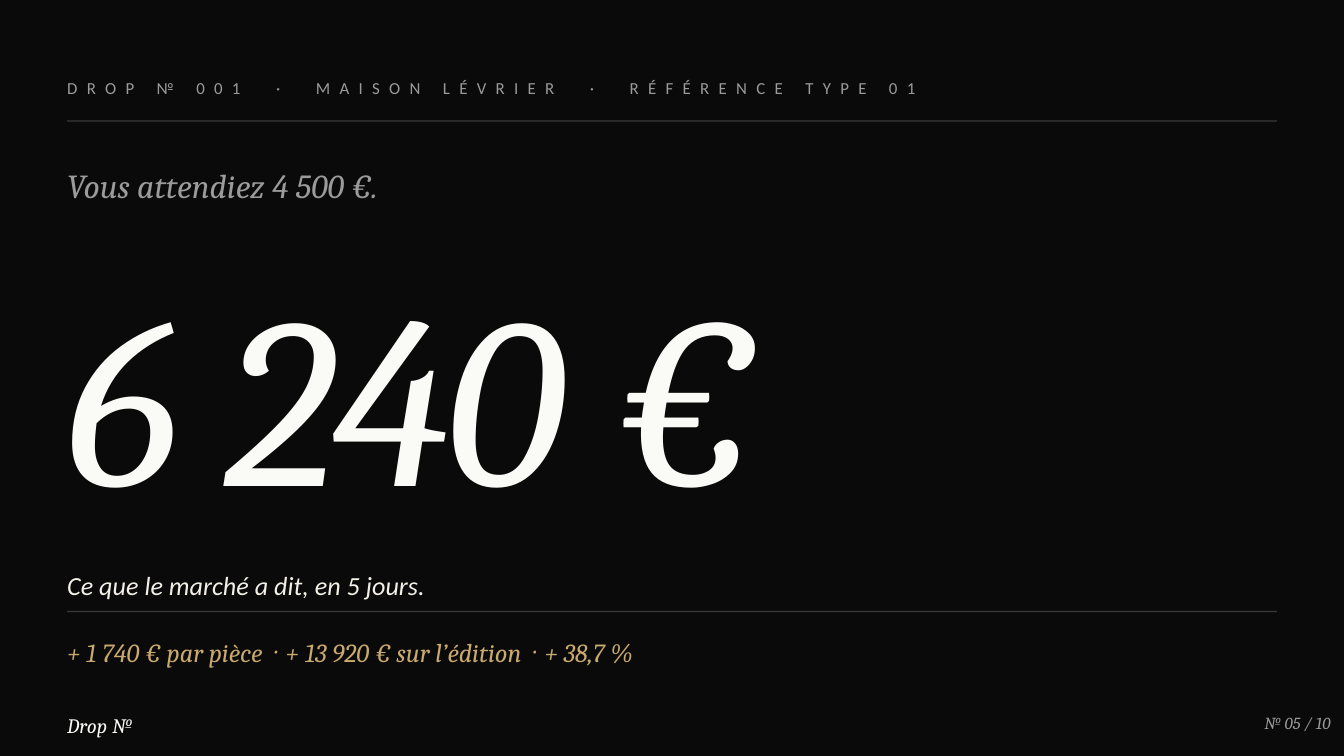
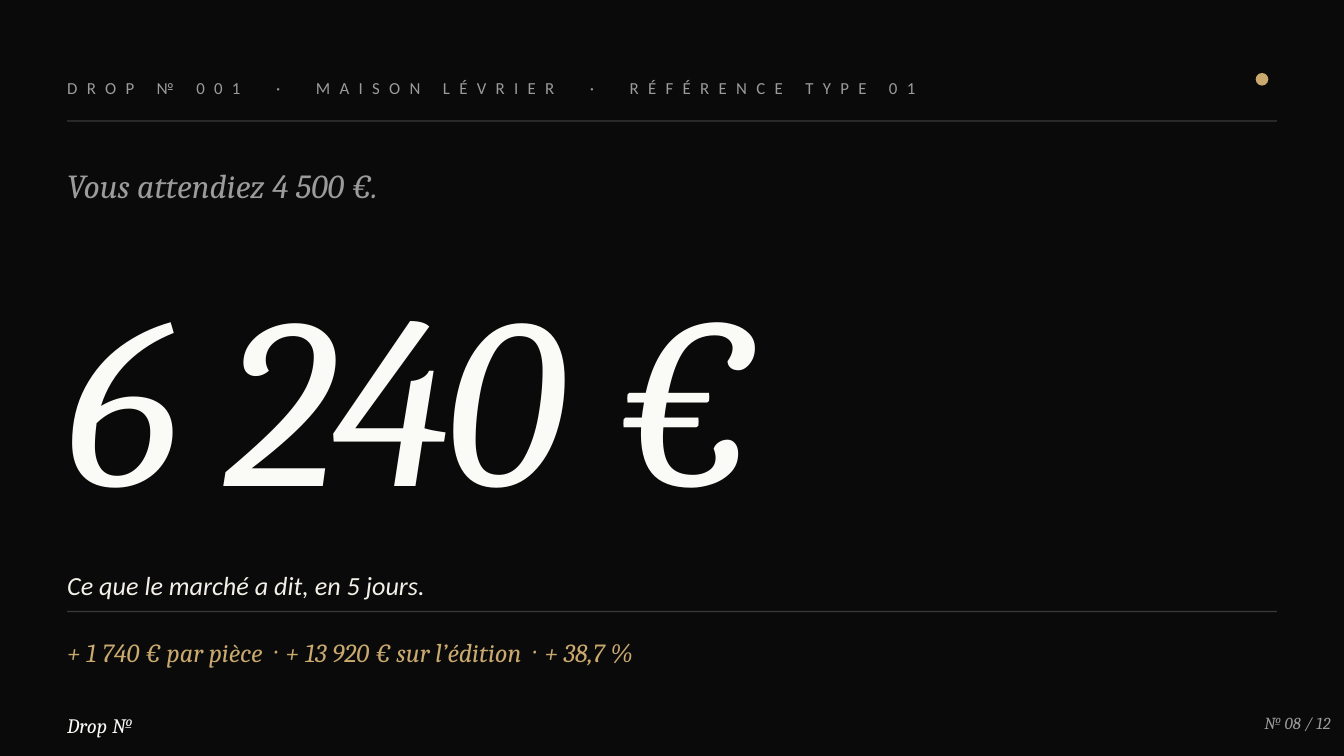
Before and after one commit to RaphVIBE/DropNo, a slide deck: slide 8 of decks/drop-no-presentation-marques.pptx (slide 5 before the commit). Drawn at 1344x756 pixels with LibreOffice and Linux fonts; fonts in the diff are those of the drawing. Boxes give left, top, right and bottom in pixels: in the first picture for what was removed or moved away, otherwise in the second. Text is boxed around its words. In the diff, an @@ line names an element or a change of style, - is before the commit and + after.

```diff
--- a/decks/drop-no-presentation-marques.pptx
+++ b/decks/drop-no-presentation-marques.pptx
@@ ellipse added at (1257, 74, 1267, 85), fill #C9A96E, outline #C9A96E 1 pt @@
@@ text at (1264, 718, 1330, 729): text changed @@
-№ 05 / 10
+№ 08 / 12
```
Also in this commit, not shown: 8 other slides changed, 3 slides added, 1 slide removed, 13 other files.
